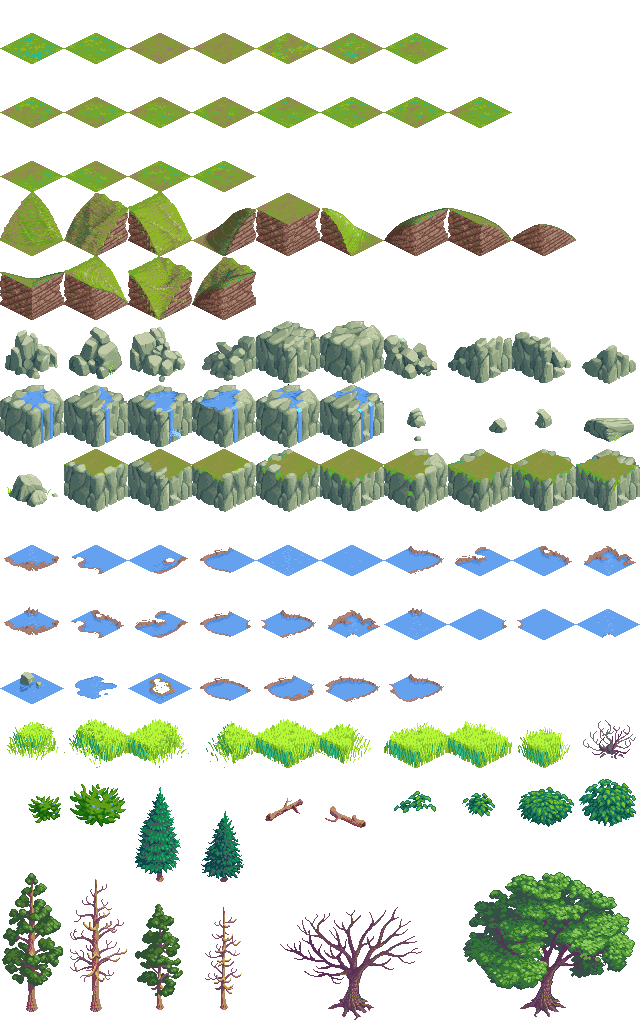
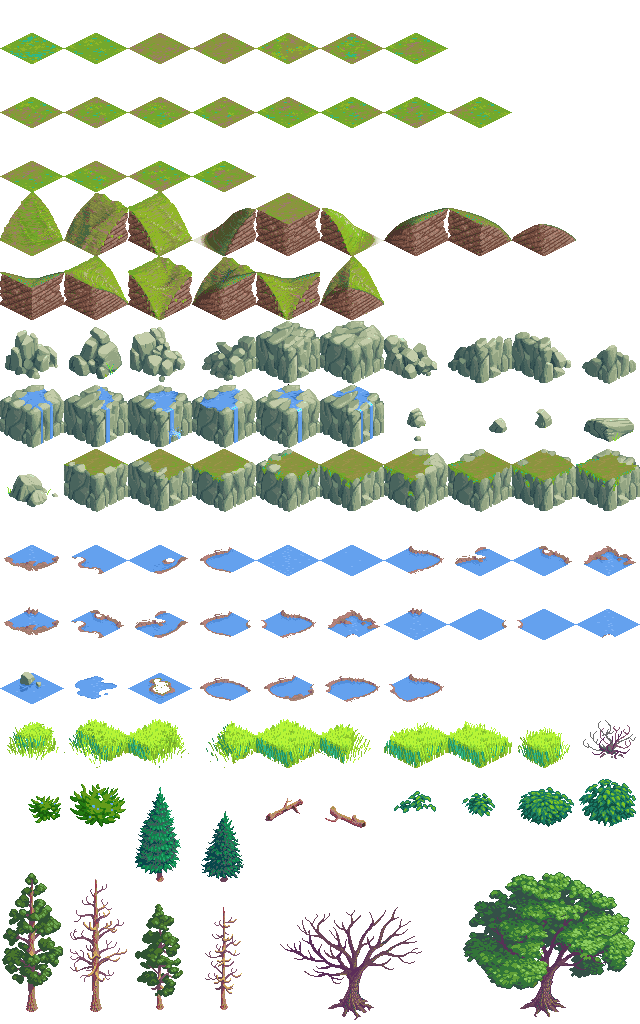
Layered file, before and after one edit (640x1024). Changes by layer:
painted on "Layer 1 copy" over (192, 234, 384, 320)
hid "Layer 1" over (192, 234, 384, 320)
